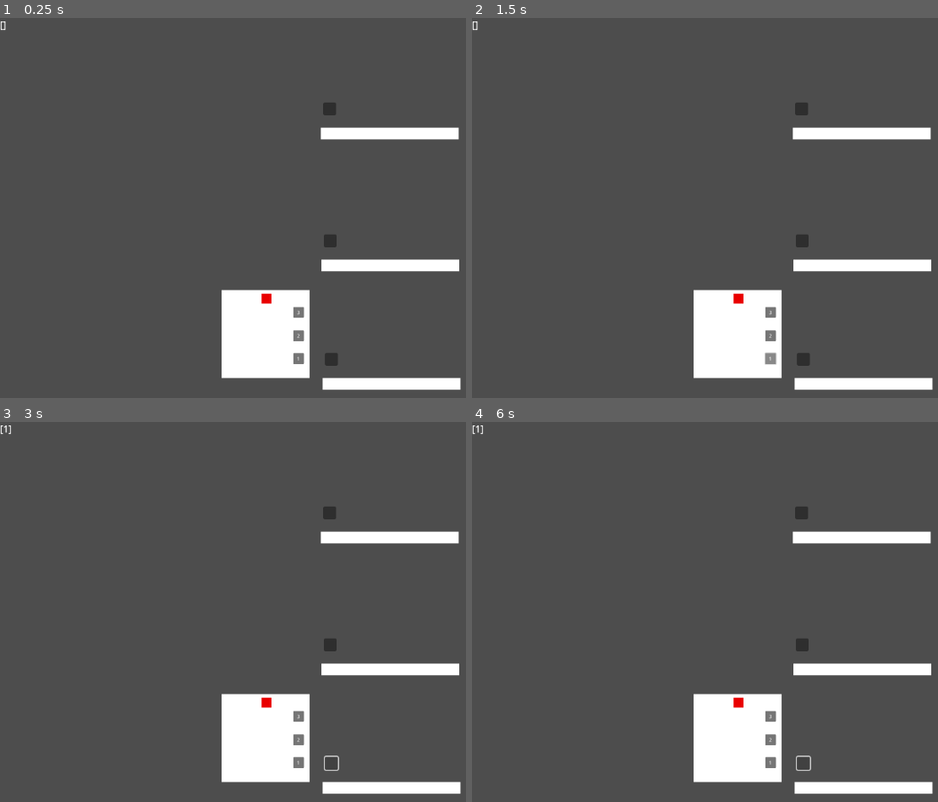
Above: before the commit, frames 1-4 (two rows, left to right).
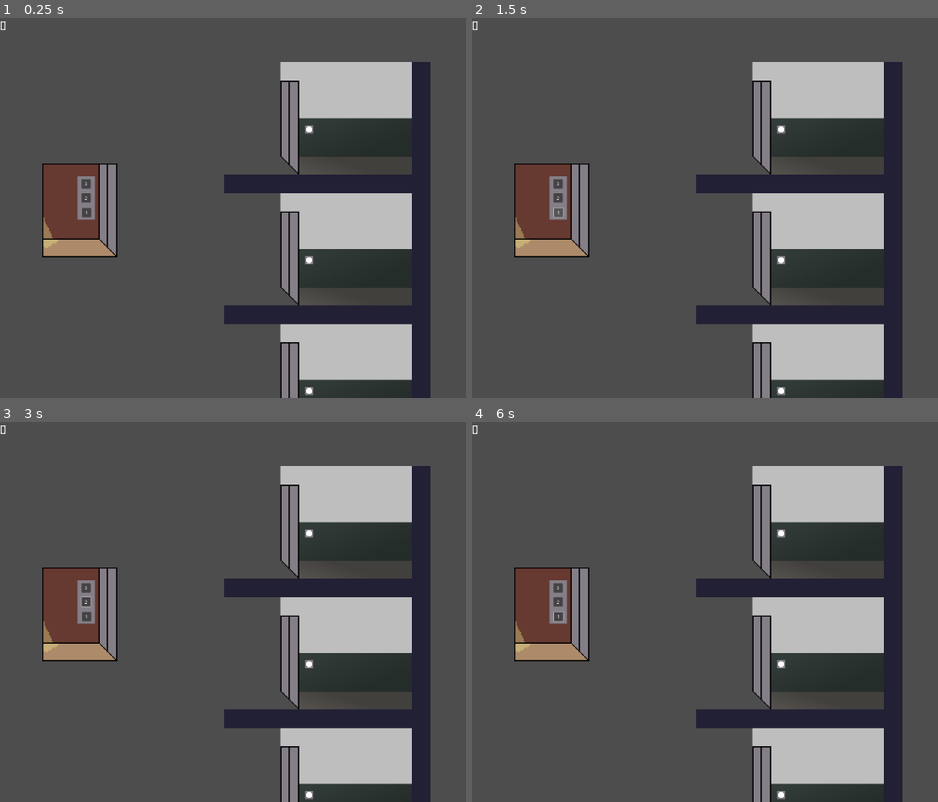
Above: after the commit, the same moments.

Repository: uvaprol/ElevtorBrain
Game: Godot game, scene res://scripts/main.tscn
The game is run twice, just before and just after one commit, with the same random seed, the same clock (stepped at 60 frames per second) and the same inputs.
Inputs (mouse positions are in pixels of both pictures, inside the frame that each line leads up to):
- Up to frame 1 (0.25 s): no input
- Up to frame 2 (1.5 s): click "3" at 0.5 s; click "1" at 1.25 s
- Up to frame 3 (3 s): click "2" at 2 s; click (330, 764) at 2.77 s
- Up to frame 4 (6 s): click "3" at 3.5 s; click "2" at 4.25 s; click "1" at 5 s; click (802, 764) at 5.77 s

The runs differ from the first frame. In frame 1, 34% of the frame differs, in the area x 9-99%, y 11-100%; in frame 2, 34%; in frame 3, 34%; in frame 4, 34%.

Commit message:
add textures

Diff:
--- a/project.godot
+++ b/project.godot
@@ -21,5 +21,6 @@
 
 [rendering]
 
+textures/canvas_textures/default_texture_filter=0
 renderer/rendering_method="gl_compatibility"
 renderer/rendering_method.mobile="gl_compatibility"
--- a/scenes/elevator.tscn
+++ b/scenes/elevator.tscn
@@ -1,40 +1,66 @@
-[gd_scene load_steps=2 format=3 uid="uid://md38dce0nlq1"]
+[gd_scene load_steps=7 format=3 uid="uid://md38dce0nlq1"]
 
 [ext_resource type="Script" uid="uid://7bhdc5fhc1h2" path="res://scripts/elevator.gd" id="1_8o2wm"]
+[ext_resource type="Texture2D" uid="uid://dswcatly81w5d" path="res://sprites/elevator_animation.svg" id="2_8lbij"]
+
+[sub_resource type="AtlasTexture" id="AtlasTexture_jmdsd"]
+atlas = ExtResource("2_8lbij")
+region = Rect2(0, 0, 85, 112)
+
+[sub_resource type="AtlasTexture" id="AtlasTexture_gisge"]
+atlas = ExtResource("2_8lbij")
+region = Rect2(85, 0, 85, 112)
+
+[sub_resource type="AtlasTexture" id="AtlasTexture_pr5mj"]
+atlas = ExtResource("2_8lbij")
+region = Rect2(170, 0, 85, 112)
+
+[sub_resource type="SpriteFrames" id="SpriteFrames_xslfi"]
+animations = [{
+"frames": [{
+"duration": 1.0,
+"texture": SubResource("AtlasTexture_jmdsd")
+}, {
+"duration": 1.0,
+"texture": SubResource("AtlasTexture_gisge")
+}, {
+"duration": 1.0,
+"texture": SubResource("AtlasTexture_pr5mj")
+}],
+"loop": true,
+"name": &"default",
+"speed": 5.0
+}]
 
 [node name="Elevator" type="Node2D"]
 script = ExtResource("1_8o2wm")
 
-[node name="ColorRect" type="ColorRect" parent="."]
-offset_right = 282.0
-offset_bottom = 282.0
-
-[node name="ColorRect6" type="ColorRect" parent="."]
-offset_left = 128.0
-offset_top = 12.0
-offset_right = 159.0
-offset_bottom = 43.0
-color = Color(0.91227055, 4.7168137e-06, 6.738305e-07, 1)
+[node name="AnimatedSprite2D" type="AnimatedSprite2D" parent="."]
+scale = Vector2(2, 2)
+sprite_frames = SubResource("SpriteFrames_xslfi")
 
 [node name="Button" type="Button" parent="."]
-offset_left = 229.0
-offset_top = 54.0
-offset_right = 264.0
-offset_bottom = 89.0
+offset_left = 14.000001
+offset_top = -53.000004
+offset_right = 49.0
+offset_bottom = -18.000004
+scale = Vector2(0.44663268, 0.44663268)
 text = "3"
 
 [node name="Button2" type="Button" parent="."]
-offset_left = 229.0
-offset_top = 129.0
-offset_right = 264.0
-offset_bottom = 164.0
+offset_left = 14.000001
+offset_top = -29.0
+offset_right = 49.0
+offset_bottom = 6.0
+scale = Vector2(0.44663268, 0.44663268)
 text = "2"
 
 [node name="Button3" type="Button" parent="."]
-offset_left = 229.0
-offset_top = 202.0
-offset_right = 264.0
-offset_bottom = 237.0
+offset_left = 15.000001
+offset_top = -4.000004
+offset_right = 50.0
+offset_bottom = 30.999996
+scale = Vector2(0.44663268, 0.44663268)
 text = "1"
 
 [node name="Timer" type="Timer" parent="."]
--- a/scenes/floor.tscn
+++ b/scenes/floor.tscn
@@ -1,18 +1,50 @@
-[gd_scene load_steps=2 format=3 uid="uid://bl7ssm21l4h6d"]
+[gd_scene load_steps=7 format=3 uid="uid://bl7ssm21l4h6d"]
 
 [ext_resource type="Script" uid="uid://cytiycwexa2ic" path="res://scripts/floor.gd" id="1_ukw5w"]
+[ext_resource type="Texture2D" uid="uid://bqyj6b6omhum2" path="res://sprites/floor_animation.svg" id="2_kuqtn"]
+
+[sub_resource type="AtlasTexture" id="AtlasTexture_whr1e"]
+atlas = ExtResource("2_kuqtn")
+region = Rect2(0, 0, 197, 144)
+
+[sub_resource type="AtlasTexture" id="AtlasTexture_3lc0u"]
+atlas = ExtResource("2_kuqtn")
+region = Rect2(197, 0, 197, 144)
+
+[sub_resource type="AtlasTexture" id="AtlasTexture_7525o"]
+atlas = ExtResource("2_kuqtn")
+region = Rect2(394, 0, 197, 144)
+
+[sub_resource type="SpriteFrames" id="SpriteFrames_poy5y"]
+animations = [{
+"frames": [{
+"duration": 1.0,
+"texture": SubResource("AtlasTexture_whr1e")
+}, {
+"duration": 1.0,
+"texture": SubResource("AtlasTexture_3lc0u")
+}, {
+"duration": 1.0,
+"texture": SubResource("AtlasTexture_7525o")
+}],
+"loop": true,
+"name": &"default",
+"speed": 5.0
+}]
 
 [node name="Floor" type="Node2D"]
 script = ExtResource("1_ukw5w")
 
-[node name="ColorRect" type="ColorRect" parent="."]
-offset_right = 235.0
-offset_bottom = 20.0
+[node name="AnimatedSprite2D" type="AnimatedSprite2D" parent="."]
+scale = Vector2(2, 2)
+sprite_frames = SubResource("SpriteFrames_poy5y")
 
 [node name="Button" type="Button" parent="."]
-offset_left = 4.0
-offset_top = -43.0
-offset_right = 26.0
-offset_bottom = -21.0
+visible = false
+offset_left = -27.0
+offset_top = -4.0
+offset_right = 1.0
+offset_bottom = 24.0
+scale = Vector2(0.5, 0.5)
 
 [connection signal="pressed" from="Button" to="." method="_on_button_pressed"]
--- a/scripts/elevator.gd
+++ b/scripts/elevator.gd
@@ -1,5 +1,6 @@
 extends Node2D
 
+#614 412 187
 const FLOOR = [464, 258, 33]
 var task = null
 var move_direction = null
--- a/scripts/main.tscn
+++ b/scripts/main.tscn
@@ -8,14 +8,14 @@
 script = ExtResource("1_irwmq")
 
 [node name="Elevator" parent="." instance=ExtResource("2_hakmx")]
-position = Vector2(378.00003, 464)
-scale = Vector2(0.53182006, 0.53182006)
+position = Vector2(125.00003, 328)
+scale = Vector2(0.99803394, 0.99803394)
 
 [node name="Floor1" parent="." instance=ExtResource("3_0nr8p")]
-position = Vector2(550, 614)
+position = Vector2(547, 633)
 
 [node name="Floor2" parent="." instance=ExtResource("3_0nr8p")]
-position = Vector2(548, 412)
+position = Vector2(547, 410)
 
 [node name="Floor3" parent="." instance=ExtResource("3_0nr8p")]
 position = Vector2(547, 187)
--- /dev/null
+++ b/sprites/button.svg
@@ -0,0 +1,6 @@
+<?xml version="1.0" encoding="UTF-8" ?>
+<svg version="1.1" width="5" height="5" xmlns="http://www.w3.org/2000/svg" shape-rendering="crispEdges">
+<rect x="1" y="0" width="3" height="5" fill="#FFFFFF" />
+<rect x="0" y="1" width="1" height="3" fill="#FFFFFF" />
+<rect x="4" y="1" width="1" height="3" fill="#FFFFFF" />
+</svg>
Not shown, added: sprites/button.svg.import
Not shown, added: sprites/elevator_animation.svg.import
Not shown, added: sprites/floor_animation.svg.import
